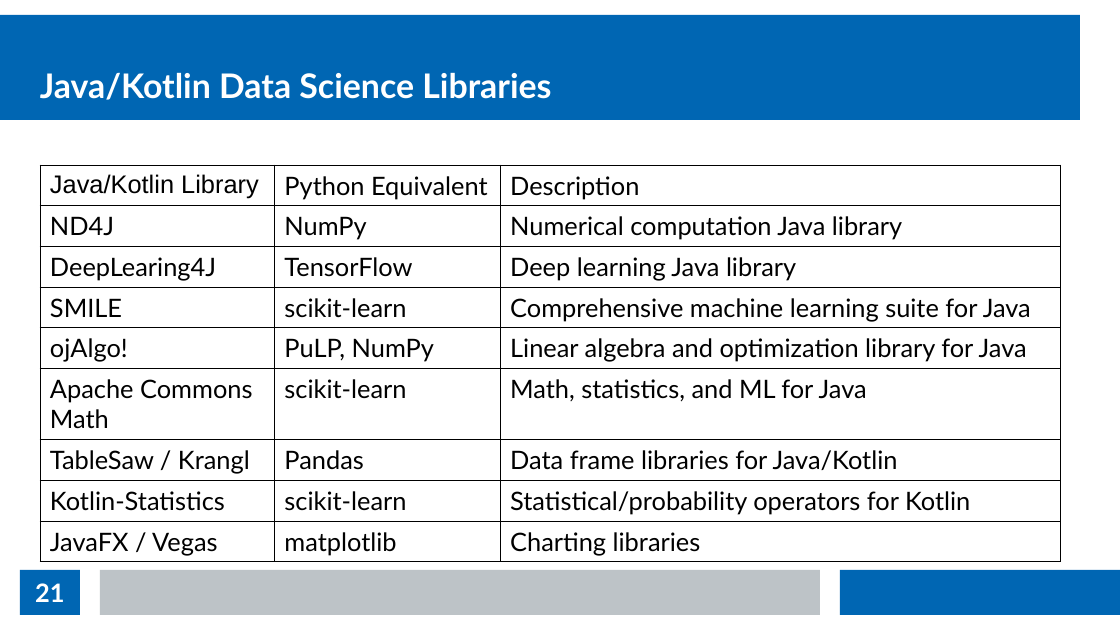
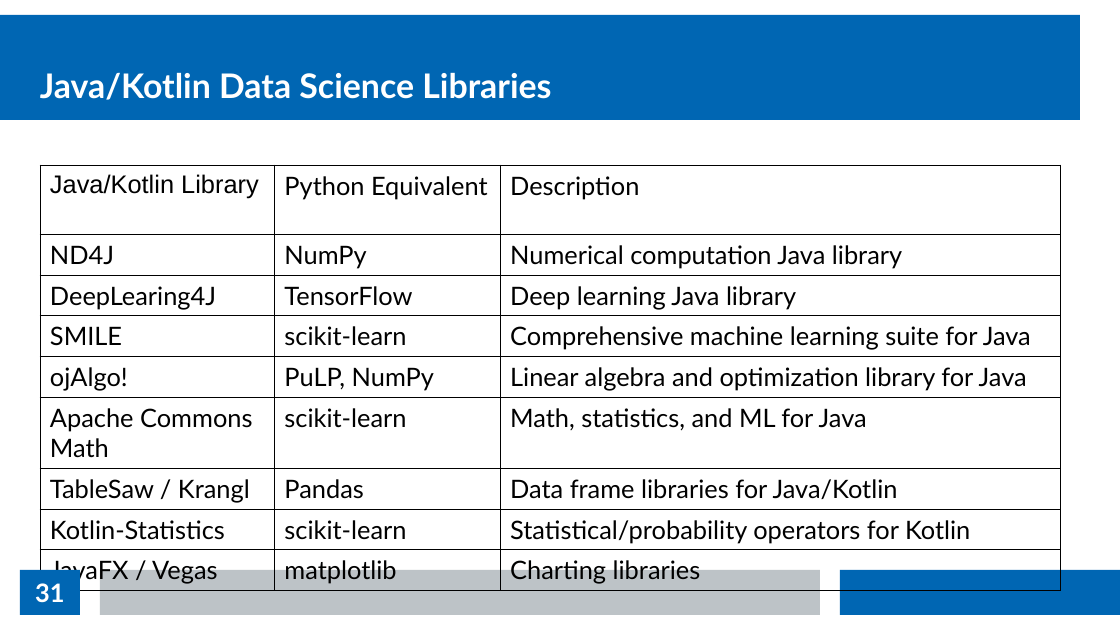
Before and after one commit to thomasnield/kotlin_data_science_talk_ChicagoJUG, a slide deck: slide 31 of kotlin_data_science_talk_chijug_slides.odp (slide 21 before the commit). Drawn at 1120x630 pixels with LibreOffice and Linux fonts; fonts in the diff are those of the drawing. Boxes give left, top, right and bottom in pixels: in the first picture for what was removed or moved away, otherwise in the second. Text is boxed around its words. In the diff, an @@ line names an element or a change of style, - is before the commit and + after.

```diff
--- a/kotlin_data_science_talk_chijug_slides.odp
+++ b/kotlin_data_science_talk_chijug_slides.odp
@@ table resized from (x1=40, y1=165, x2=1060, y2=559) to (x1=40, y1=165, x2=1060, y2=588) @@
@@ page number at (x1=35, y1=583, x2=64, y2=603): text changed @@
-21
+31
```
Also in this commit, not shown: 1 other slide changed, 10 slides added, 1 slide removed.
